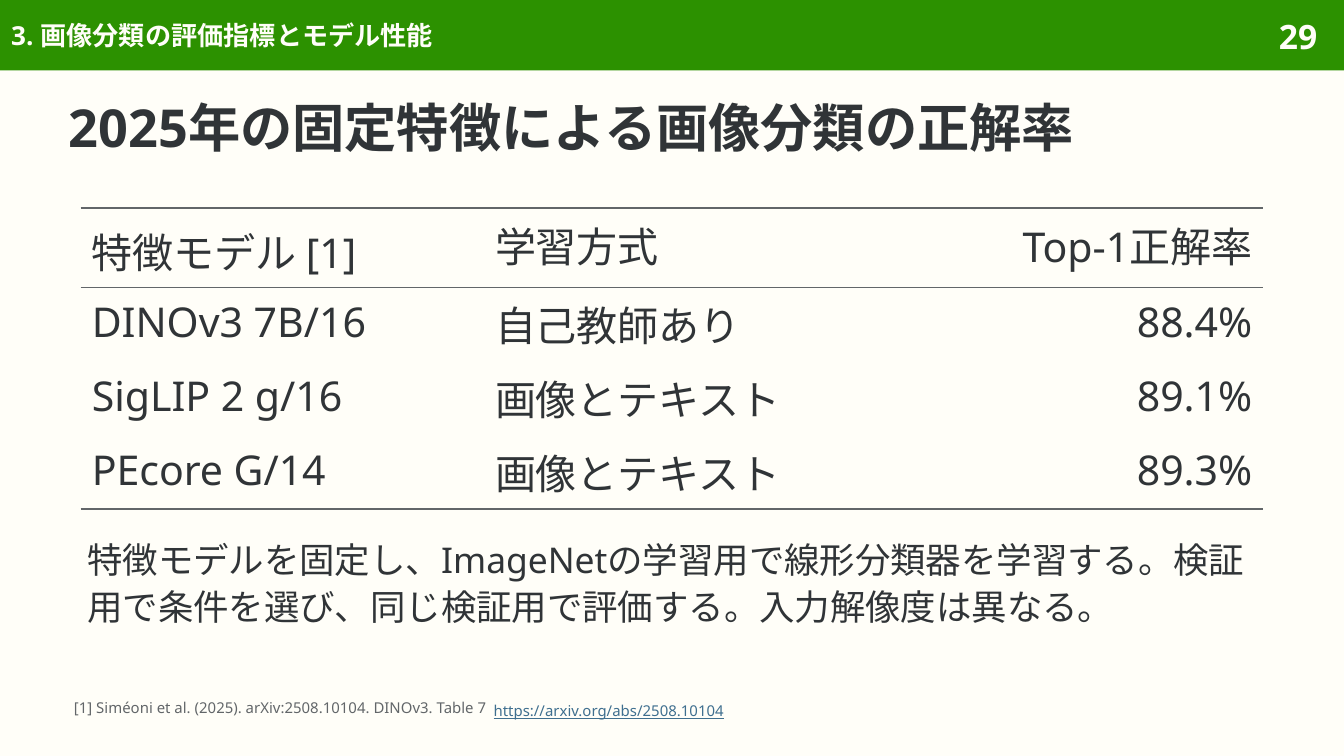
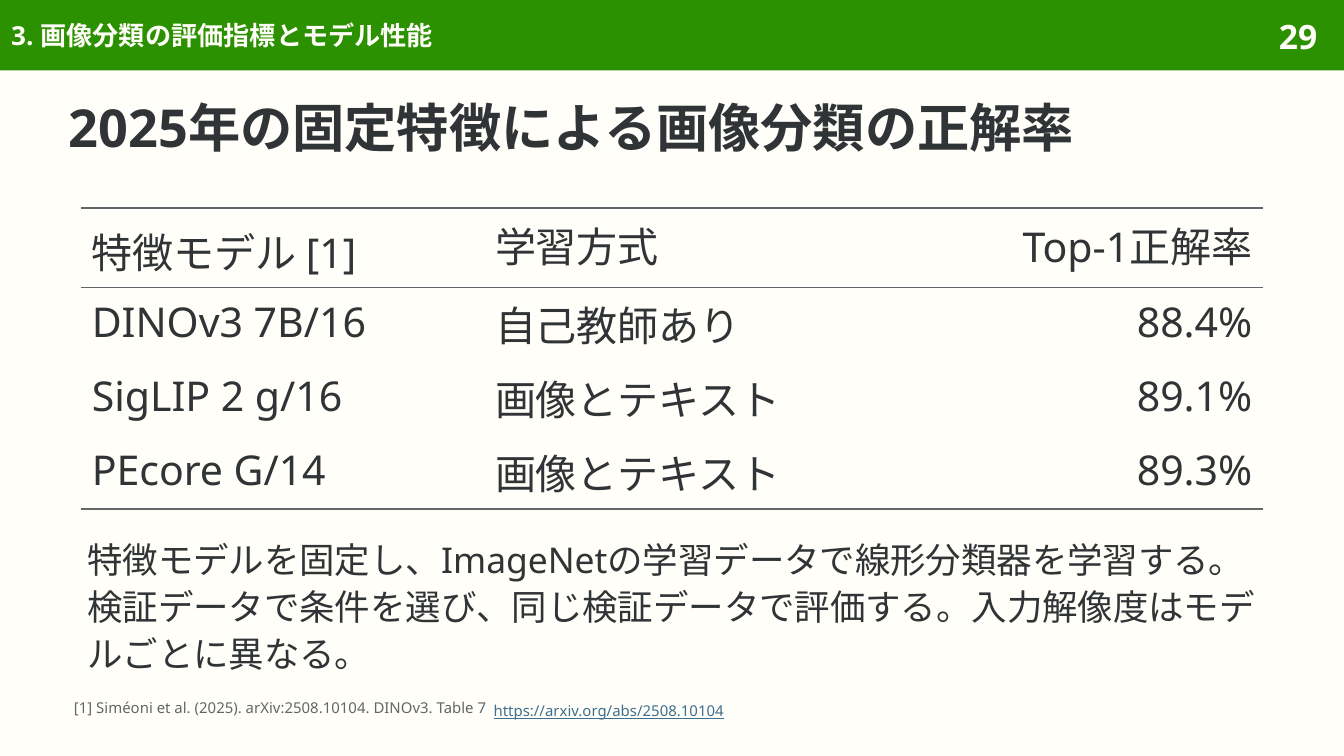
Before and after one commit to sasakiy84/datasets-in-10-minutes, a slide deck: slide 29 of slides/datasets-in-10-minutes-imagenet.pptx. Drawn at 1344x756 pixels with LibreOffice and Linux fonts; fonts in the diff are those of the drawing. Boxes give left, top, right and bottom in pixels: in the first picture for what was removed or moved away, otherwise in the second. Text is boxed around its words. In the diff, an @@ line names an element or a change of style, - is before the commit and + after.

Commit message:
Proofread imagenet with Japanese proofreading skill

```diff
--- a/slides/datasets-in-10-minutes-imagenet.pptx
+++ b/slides/datasets-in-10-minutes-imagenet.pptx
@@ text at (87,543,1254,670): text changed @@
-特徴モデルを固定し、ImageNetの学習用で線形分類器を学習する。検証用で条件を選び、同じ検証用で評価する。入力解像度は異なる。
+特徴モデルを固定し、ImageNetの学習データで線形分類器を学習する。検証データで条件を選び、同じ検証データで評価する。入力解像度はモデルごとに異なる。
```
Also in this commit, not shown: 17 other slides changed, 7 other files.
